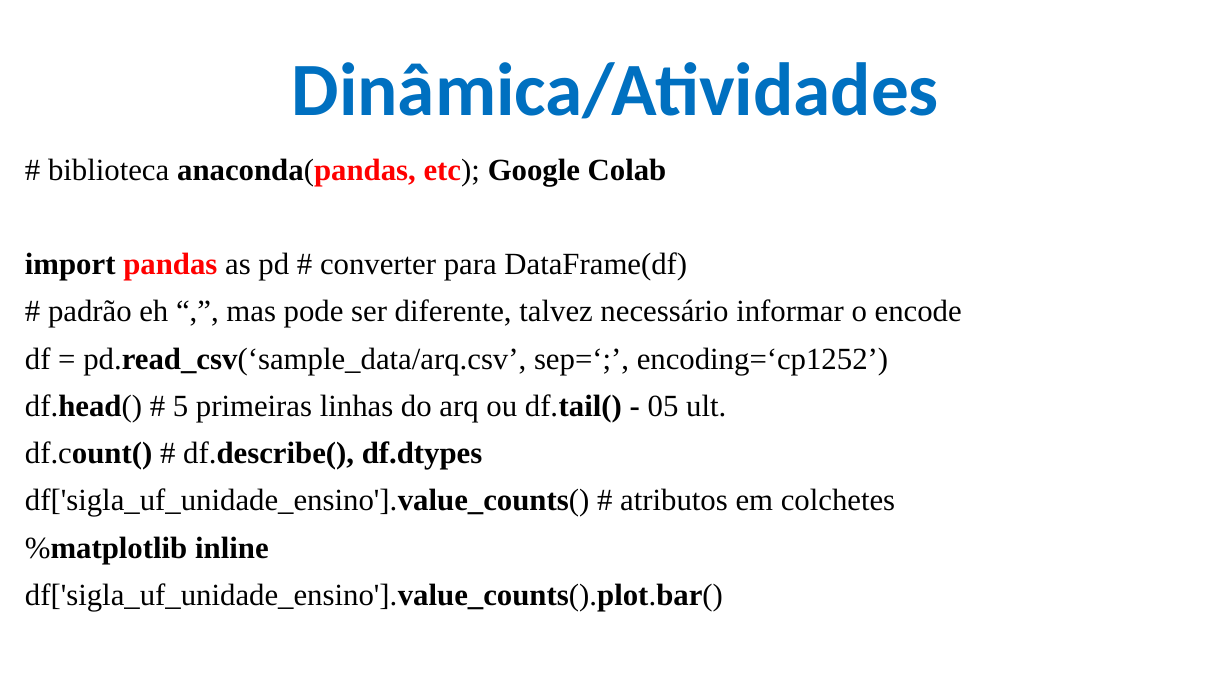
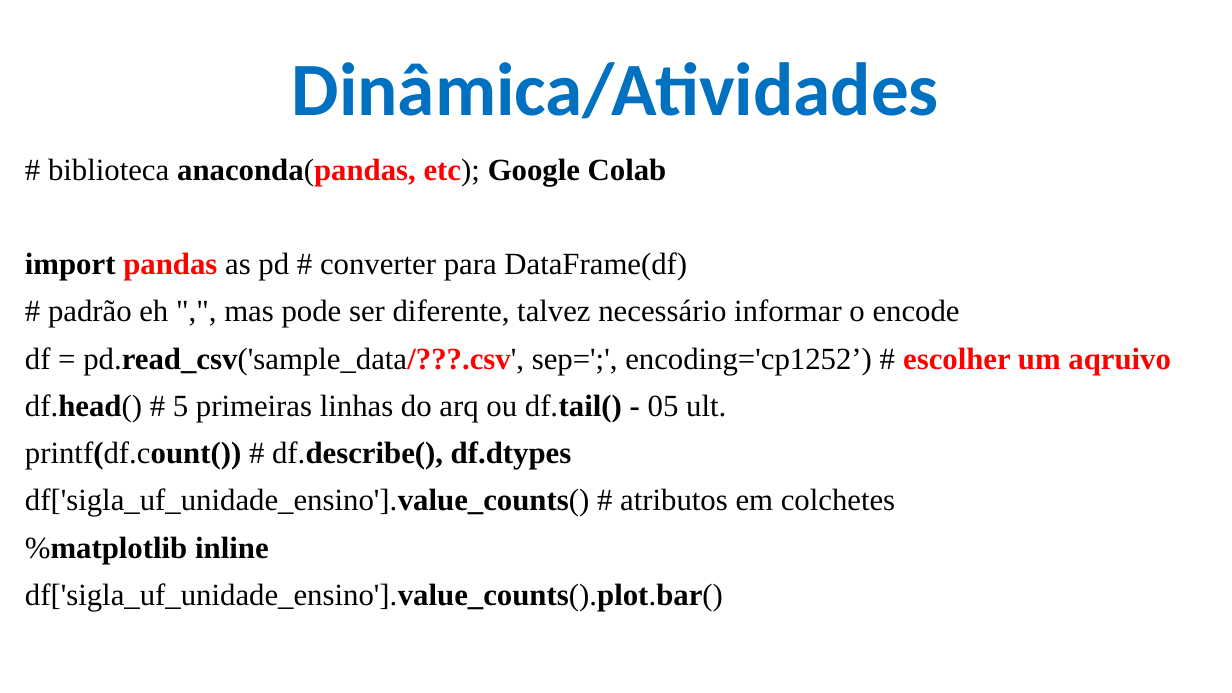
Before and after one commit to CloudEducationBrazil/WydenArea1AplicacaoCloudIndustria40Python, a slide deck: slide 21 of 01 Classes/Aula 10 - Aplicação Cloud Indústria 40 Python Integração Cloud Big Data Parte 1.pptx. Drawn at 1232x693 pixels with LibreOffice and Linux fonts; fonts in the diff are those of the drawing; background and template pictures are left out. Boxes give left, top, right and bottom in pixels: in the first picture for what was removed or moved away, otherwise in the second. Text is boxed around its words. In the diff, an @@ line names an element or a change of style, - is before the commit and + after.

Commit message:
Big Data IoT Python UniRuy Wyden ...

```diff
--- a/01 Classes/Aula 10 - Aplicação Cloud Indústria 40 Python Integração Cloud Big Data Parte 1.pptx
+++ b/01 Classes/Aula 10 - Aplicação Cloud Indústria 40 Python Integração Cloud Big Data Parte 1.pptx
@@ text at (25, 299, 1171, 375): text changed @@
-# padrão eh “,”, mas pode ser diferente, talvez necessário informar o encode
-df = pd.read_csv(‘sample_data/arq.csv’, sep=‘;’, encoding=‘cp1252’)
+# padrão eh ",", mas pode ser diferente, talvez necessário informar o encode
+df = pd.read_csv('sample_data/???.csv', sep=';', encoding='cp1252’) # escolher um aqruivo
@@ text at (25, 441, 572, 469): text changed @@
-df.count() # df.describe(), df.dtypes
+printf(df.count()) # df.describe(), df.dtypes
```
Also in this commit, not shown: 12 other slides changed, 2 other files.
